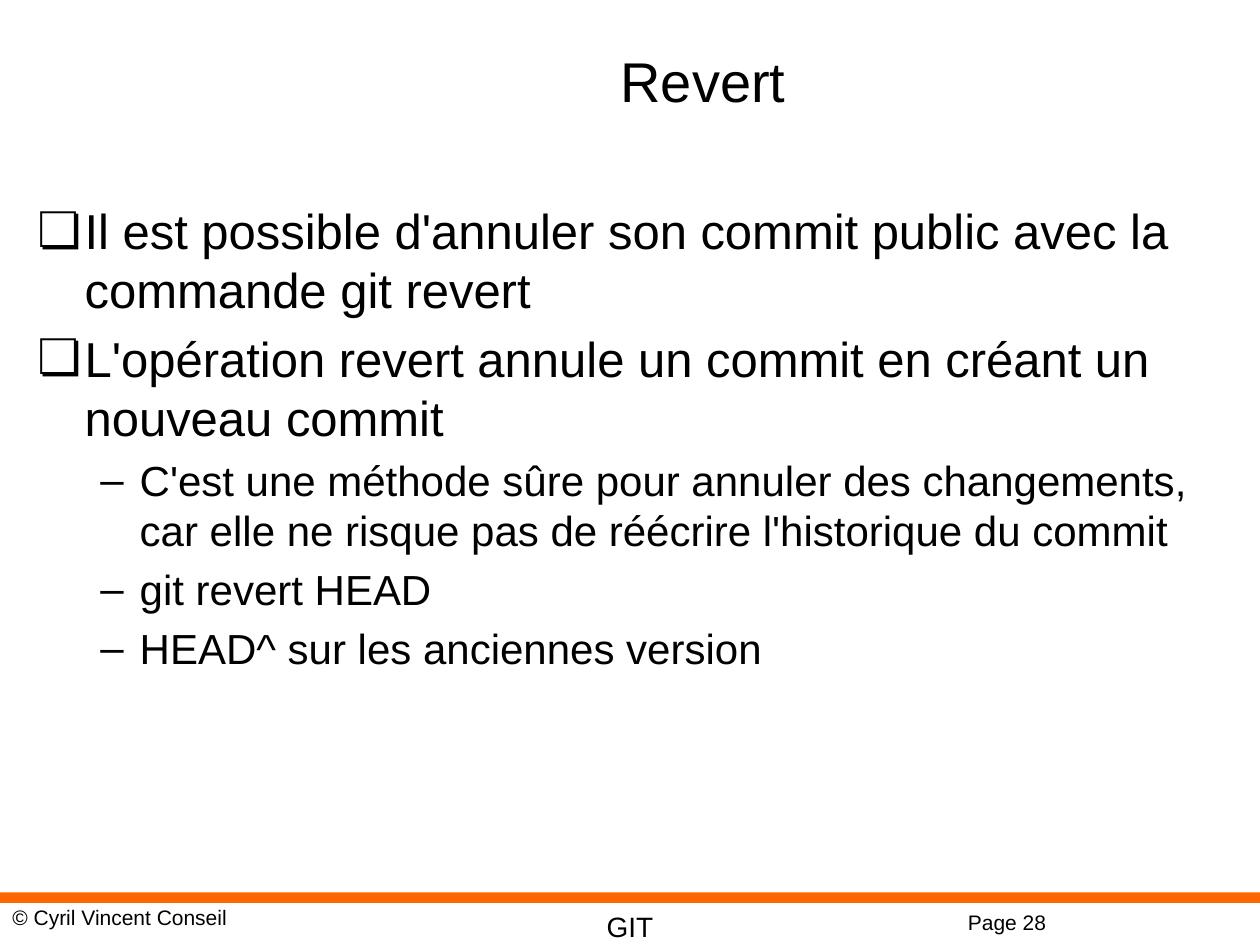
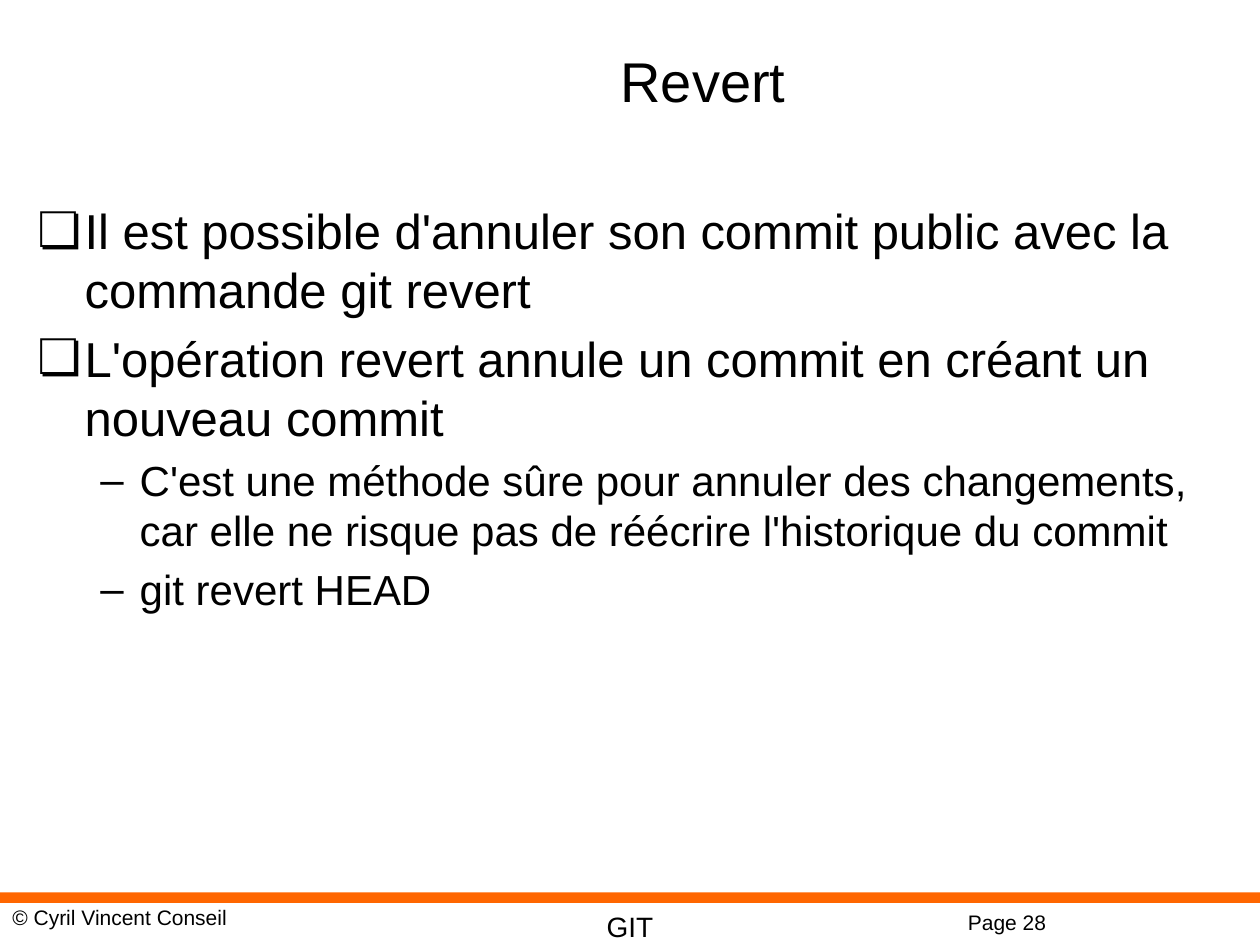
Before and after one commit to cyrilvincent/git, a slide deck: slide 28 of ppt/GIT05-Conflicts.pptx. Drawn at 1260x945 pixels with LibreOffice and Linux fonts; fonts in the diff are those of the drawing; background and template pictures are left out. Boxes give left, top, right and bottom in pixels: in the first picture for what was removed or moved away, otherwise in the second. Text is boxed around its words. In the diff, an @@ line names an element or a change of style, - is before the commit and + after.

```diff
--- a/ppt/GIT05-Conflicts.pptx
+++ b/ppt/GIT05-Conflicts.pptx
@@ text at (x1=140, y1=633, x2=761, y2=665): paragraph removed @@
-  – HEAD^ sur les anciennes version
```
Also in this commit, not shown: 1 other slide changed, 1 slide removed, 1 other file.
